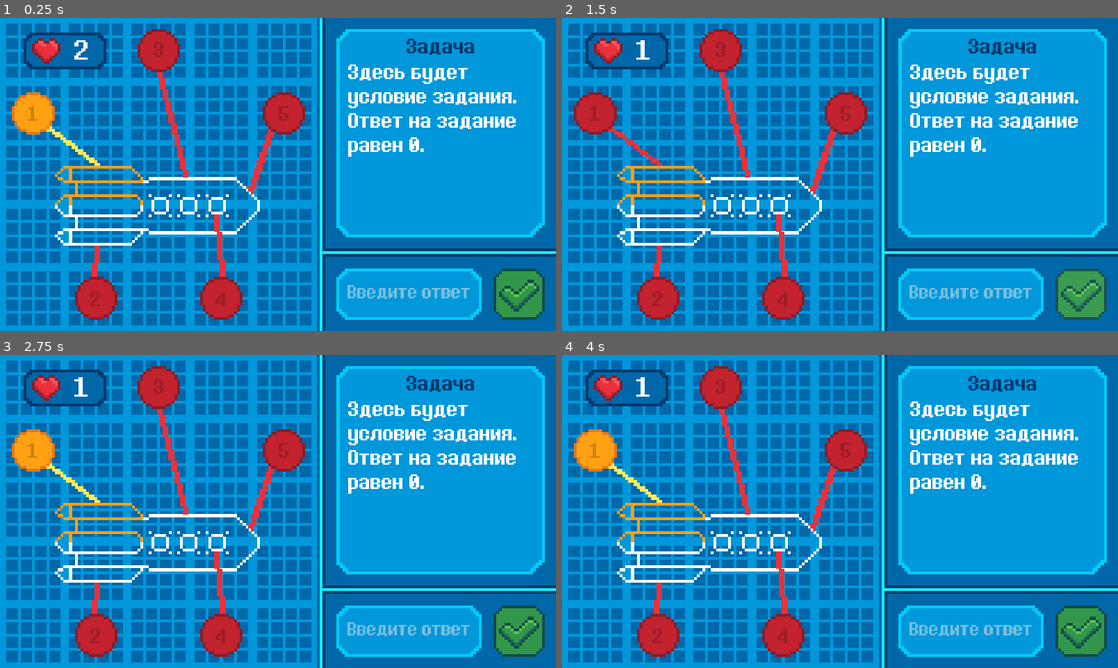
Above: before the commit, frames 1-4 (two rows, left to right).
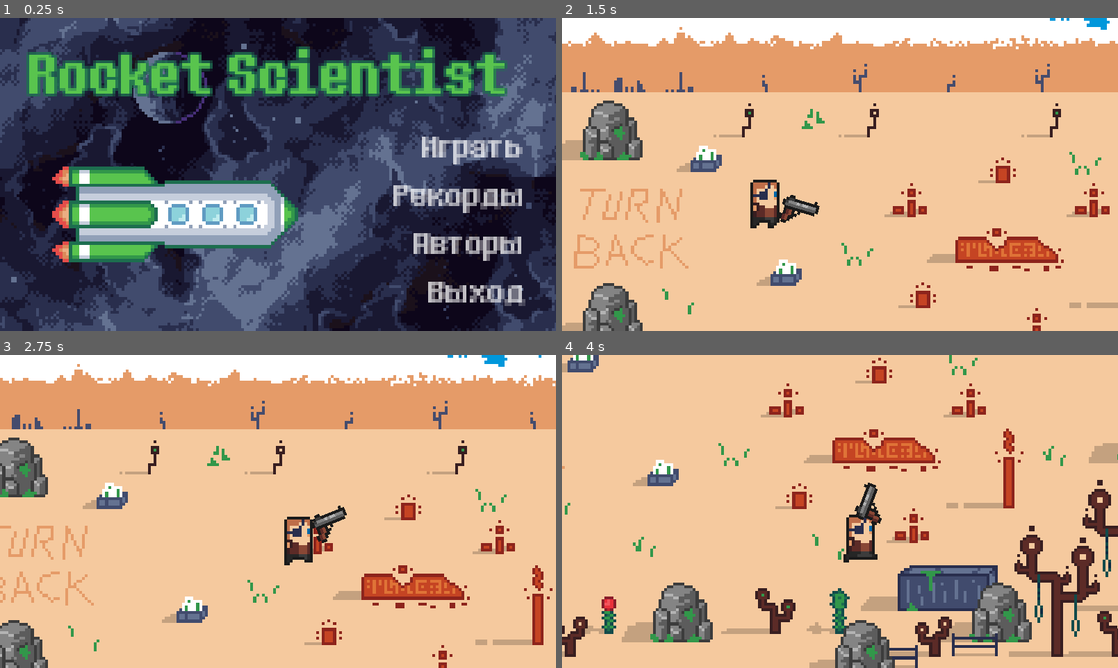
Above: after the commit, the same moments.

Repository: Sc222/rocket-scientist
Game: Godot game, scene res://MainMenu/MainMenu.tscn
The game is run twice, just before and just after one commit, with the same random seed, the same clock (stepped at 60 frames per second) and the same inputs. Before the commit the project starts from res://StageDesign/StageDesign.tscn.
Inputs (mouse positions are in pixels of both pictures, inside the frame that each line leads up to):
- Up to frame 1 (0.25 s): no input
- Up to frame 2 (1.5 s): click (1023, 152) at 0.5 s, where only the run after the commit has a clickable "Играть"; click (1079, 293) at 1.27 s
- Up to frame 3 (2.75 s): move the mouse to (400, 495) at 2.02 s; hold D (player_right) from 2.03 s (still down)
- Up to frame 4 (4 s): move the mouse to (728, 527) at 2.77 s; release D (player_right) at 2.78 s; hold Down (player_down) 2.78-3.53 s; move the mouse to (895, 442) at 3.52 s; hold D (player_right) from 3.53 s (still down)

The runs differ from the first frame. In frame 1, 100% of the frame differs, in the area x 0-100%, y 0-100%; in frame 2, 100%; in frame 3, 100%; in frame 4, 100%.

Commit message:
new resources player controls

Diff:
--- /dev/null
+++ b/Global/Global.gd
@@ -0,0 +1,9 @@
+extends Node
+
+
+var score = 0
+
+
+# Called when the node enters the scene tree for the first time.
+func _ready():
+	pass # Replace with function body.
--- a/MainMenu/MainMenu.gd
+++ b/MainMenu/MainMenu.gd
@@ -12,7 +12,7 @@
 	pass
 
 func launch_game():
-	pass
+	get_tree().change_scene("res://StageResources/StageResouces.tscn")
 
 func launch_leaderboards():
 	# todo launch leaderboards
--- a/StageDesign/StageDesign.tscn
+++ b/StageDesign/StageDesign.tscn
@@ -124,29 +124,29 @@
 
 [sub_resource type="SpriteFrames" id=8]
 animations = [ {
+"frames": [ ExtResource( 47 ), ExtResource( 7 ), ExtResource( 39 ), ExtResource( 8 ), ExtResource( 53 ), ExtResource( 46 ), ExtResource( 43 ), ExtResource( 70 ), ExtResource( 57 ), ExtResource( 61 ), ExtResource( 60 ), ExtResource( 11 ), ExtResource( 77 ), ExtResource( 49 ), ExtResource( 40 ), ExtResource( 67 ) ],
+"loop": false,
+"name": "task_2",
+"speed": 10.0
+}, {
+"frames": [ ExtResource( 14 ), ExtResource( 9 ), ExtResource( 44 ), ExtResource( 1 ), ExtResource( 50 ), ExtResource( 12 ), ExtResource( 23 ), ExtResource( 27 ), ExtResource( 72 ), ExtResource( 51 ), ExtResource( 45 ) ],
+"loop": false,
+"name": "task_4",
+"speed": 10.0
+}, {
+"frames": [ ExtResource( 67 ), ExtResource( 37 ), ExtResource( 10 ), ExtResource( 13 ), ExtResource( 15 ), ExtResource( 56 ), ExtResource( 33 ), ExtResource( 28 ), ExtResource( 54 ), ExtResource( 76 ), ExtResource( 34 ), ExtResource( 66 ), ExtResource( 26 ), ExtResource( 62 ), ExtResource( 59 ), ExtResource( 31 ), ExtResource( 14 ) ],
+"loop": false,
+"name": "task_3",
+"speed": 10.0
+}, {
+"frames": [ ExtResource( 30 ), ExtResource( 64 ), ExtResource( 36 ), ExtResource( 38 ), ExtResource( 35 ), ExtResource( 2 ), ExtResource( 41 ), ExtResource( 24 ), ExtResource( 69 ), ExtResource( 22 ), ExtResource( 75 ), ExtResource( 32 ), ExtResource( 55 ), ExtResource( 52 ), ExtResource( 42 ), ExtResource( 47 ) ],
+"loop": false,
+"name": "task_1",
+"speed": 10.0
+}, {
 "frames": [ ExtResource( 45 ), ExtResource( 6 ), ExtResource( 63 ), ExtResource( 68 ), ExtResource( 65 ), ExtResource( 48 ), ExtResource( 74 ), ExtResource( 29 ), ExtResource( 25 ), ExtResource( 71 ), ExtResource( 73 ), ExtResource( 58 ) ],
 "loop": false,
 "name": "task_5",
-"speed": 10.0
-}, {
-"frames": [ ExtResource( 47 ), ExtResource( 7 ), ExtResource( 39 ), ExtResource( 8 ), ExtResource( 53 ), ExtResource( 46 ), ExtResource( 43 ), ExtResource( 70 ), ExtResource( 57 ), ExtResource( 61 ), ExtResource( 60 ), ExtResource( 11 ), ExtResource( 77 ), ExtResource( 49 ), ExtResource( 40 ), ExtResource( 67 ) ],
-"loop": false,
-"name": "task_2",
-"speed": 10.0
-}, {
-"frames": [ ExtResource( 14 ), ExtResource( 9 ), ExtResource( 44 ), ExtResource( 1 ), ExtResource( 50 ), ExtResource( 12 ), ExtResource( 23 ), ExtResource( 27 ), ExtResource( 72 ), ExtResource( 51 ), ExtResource( 45 ) ],
-"loop": false,
-"name": "task_4",
-"speed": 10.0
-}, {
-"frames": [ ExtResource( 67 ), ExtResource( 37 ), ExtResource( 10 ), ExtResource( 13 ), ExtResource( 15 ), ExtResource( 56 ), ExtResource( 33 ), ExtResource( 28 ), ExtResource( 54 ), ExtResource( 76 ), ExtResource( 34 ), ExtResource( 66 ), ExtResource( 26 ), ExtResource( 62 ), ExtResource( 59 ), ExtResource( 31 ), ExtResource( 14 ) ],
-"loop": false,
-"name": "task_3",
-"speed": 10.0
-}, {
-"frames": [ ExtResource( 30 ), ExtResource( 64 ), ExtResource( 36 ), ExtResource( 38 ), ExtResource( 35 ), ExtResource( 2 ), ExtResource( 41 ), ExtResource( 24 ), ExtResource( 69 ), ExtResource( 22 ), ExtResource( 75 ), ExtResource( 32 ), ExtResource( 55 ), ExtResource( 52 ), ExtResource( 42 ), ExtResource( 47 ) ],
-"loop": false,
-"name": "task_1",
 "speed": 10.0
 } ]
 
--- a/StagePilots/StagePilots.tscn
+++ b/StagePilots/StagePilots.tscn
@@ -76,10 +76,15 @@
 
 [sub_resource type="SpriteFrames" id=2]
 animations = [ {
-"frames": [ ExtResource( 35 ), ExtResource( 47 ), ExtResource( 53 ), ExtResource( 41 ), ExtResource( 44 ), ExtResource( 45 ), ExtResource( 40 ), ExtResource( 57 ) ],
-"loop": false,
-"name": "coolness_25",
-"speed": 20.0
+"frames": [ ExtResource( 64 ) ],
+"loop": false,
+"name": "coolness_hidden",
+"speed": 0.0
+}, {
+"frames": [ ExtResource( 35 ), ExtResource( 47 ), ExtResource( 53 ), ExtResource( 41 ), ExtResource( 44 ), ExtResource( 45 ), ExtResource( 40 ), ExtResource( 57 ), ExtResource( 54 ), ExtResource( 39 ), ExtResource( 49 ), ExtResource( 61 ), ExtResource( 52 ), ExtResource( 38 ), ExtResource( 50 ) ],
+"loop": false,
+"name": "coolness_50",
+"speed": 40.0
 }, {
 "frames": [ ExtResource( 35 ), ExtResource( 47 ), ExtResource( 53 ), ExtResource( 41 ), ExtResource( 44 ), ExtResource( …(312 unchanged characters)…
 "loop": false,
@@ -91,15 +96,10 @@
 "name": "coolness_100",
 "speed": 80.0
 }, {
-"frames": [ ExtResource( 64 ) ],
-"loop": false,
-"name": "coolness_hidden",
-"speed": 0.0
-}, {
-"frames": [ ExtResource( 35 ), ExtResource( 47 ), ExtResource( 53 ), ExtResource( 41 ), ExtResource( 44 ), ExtResource( 45 ), ExtResource( 40 ), ExtResource( 57 ), ExtResource( 54 ), ExtResource( 39 ), ExtResource( 49 ), ExtResource( 61 ), ExtResource( 52 ), ExtResource( 38 ), ExtResource( 50 ) ],
-"loop": false,
-"name": "coolness_50",
-"speed": 40.0
+"frames": [ ExtResource( 35 ), ExtResource( 47 ), ExtResource( 53 ), ExtResource( 41 ), ExtResource( 44 ), ExtResource( 45 ), ExtResource( 40 ), ExtResource( 57 ) ],
+"loop": false,
+"name": "coolness_25",
+"speed": 20.0
 } ]
 
 [sub_resource type="DynamicFont" id=3]
@@ -121,11 +121,51 @@
 
 [sub_resource type="SpriteFrames" id=8]
 animations = [ {
+"frames": [ ExtResource( 16 ), ExtResource( 12 ) ],
+"loop": false,
+"name": "pilot_5",
+"speed": 20.0
+}, {
+"frames": [ ExtResource( 24 ), ExtResource( 15 ) ],
+"loop": false,
+"name": "pilot_3",
+"speed": 20.0
+}, {
+"frames": [ ExtResource( 21 ), ExtResource( 22 ) ],
+"loop": false,
+"name": "pilot_7",
+"speed": 20.0
+}, {
+"frames": [ ExtResource( 30 ), ExtResource( 27 ) ],
+"loop": false,
+"name": "pilot_2",
+"speed": 20.0
+}, {
+"frames": [ ExtResource( 28 ), ExtResource( 25 ) ],
+"loop": false,
+"name": "pilot_10",
+"speed": 20.0
+}, {
+"frames": [ ExtResource( 32 ), ExtResource( 29 ) ],
+"loop": false,
+"name": "pilot_9",
+"speed": 20.0
+}, {
 "frames": [ ExtResource( 31 ), ExtResource( 20 ) ],
 "loop": false,
 "name": "pilot_4",
 "speed": 20.0
 }, {
+"frames": [ ExtResource( 14 ), ExtResource( 19 ) ],
+"loop": false,
+"name": "pilot_6",
+"speed": 20.0
+}, {
+"frames": [ ExtResource( 18 ), ExtResource( 17 ) ],
+"loop": false,
+"name": "pilot_12",
+"speed": 20.0
+}, {
 "frames": [ ExtResource( 7 ), ExtResource( 6 ) ],
 "loop": false,
 "name": "pilot_1",
@@ -139,46 +179,6 @@
 "frames": [ ExtResource( 26 ), ExtResource( 33 ) ],
 "loop": false,
 "name": "pilot_8",
-"speed": 20.0
-}, {
-"frames": [ ExtResource( 28 ), ExtResource( 25 ) ],
-"loop": false,
-"name": "pilot_10",
-"speed": 20.0
-}, {
-"frames": [ ExtResource( 32 ), ExtResource( 29 ) ],
-"loop": false,
-"name": "pilot_9",
-"speed": 20.0
-}, {
-"frames": [ ExtResource( 21 ), ExtResource( 22 ) ],
-"loop": false,
-"name": "pilot_7",
-"speed": 20.0
-}, {
-"frames": [ ExtResource( 30 ), ExtResource( 27 ) ],
-"loop": false,
-"name": "pilot_2",
-"speed": 20.0
-}, {
-"frames": [ ExtResource( 16 ), ExtResource( 12 ) ],
-"loop": false,
-"name": "pilot_5",
-"speed": 20.0
-}, {
-"frames": [ ExtResource( 24 ), ExtResource( 15 ) ],
-"loop": false,
-"name": "pilot_3",
-"speed": 20.0
-}, {
-"frames": [ ExtResource( 14 ), ExtResource( 19 ) ],
-"loop": false,
-"name": "pilot_6",
-"speed": 20.0
-}, {
-"frames": [ ExtResource( 18 ), ExtResource( 17 ) ],
-"loop": false,
-"name": "pilot_12",
 "speed": 20.0
 } ]
 
--- a/StageResources/Player.gd
+++ b/StageResources/Player.gd
@@ -21,11 +21,14 @@
 
 	var movement = speed * dir_vector * delta
 
-	var is_direction_changed = change_direction(dir_vector.x)
+	#var is_direction_changed = change_direction(dir_vector.x)
 
+
+
+	direction = rotate_pistol(get_global_mouse_position())
 	update_animation(movement.length()!=0)
 	move_and_collide(movement)
-	rotate_pistol(get_global_mouse_position(), is_direction_changed)
+	#change_direction(dir_vector.x)
 
 #returns true if direction was changed
 func change_direction(x_direction):
@@ -50,24 +53,15 @@
 	else:
 		sprite.play("idle")
 
-func rotate_pistol(mouse_pos, is_direction_changed):
+func rotate_pistol(mouse_pos):
 	var angle = (mouse_pos - pistol.global_position).angle()
 	var can_rotate_that_much = false
-	if is_direction_changed:
-		# we should mirror gun, so add PI to rot angle
-		pistol.rotation += PI
-		if direction==DIR_RIGHT:
-			pistolSprite.set_flip_v(false)
-		if direction==DIR_LEFT:
-			pistolSprite.set_flip_v(true)
-	#print(angle)
-
+	var dir = direction
 	if angle>-PI/2 and angle<PI/2:
-		if direction==DIR_RIGHT:
-			can_rotate_that_much=true
+		pistolSprite.set_flip_v(false)
+		dir = DIR_RIGHT
 	else:
-		if direction==DIR_LEFT:
-			can_rotate_that_much=true
-
-	if can_rotate_that_much:
-		pistol.look_at(mouse_pos)
+		pistolSprite.set_flip_v(true)
+		dir=DIR_LEFT
+	pistol.look_at(mouse_pos)
+	return dir
--- a/project.godot
+++ b/project.godot
@@ -16,8 +16,12 @@
 [application]
 
 config/name="Rocket Scientist"
-run/main_scene="res://StageDesign/StageDesign.tscn"
+run/main_scene="res://MainMenu/MainMenu.tscn"
 config/icon="res://assets/stage_design/icon.png"
+
+[autoload]
+
+Global="*res://Global/Global.gd"
 
 [display]
 
